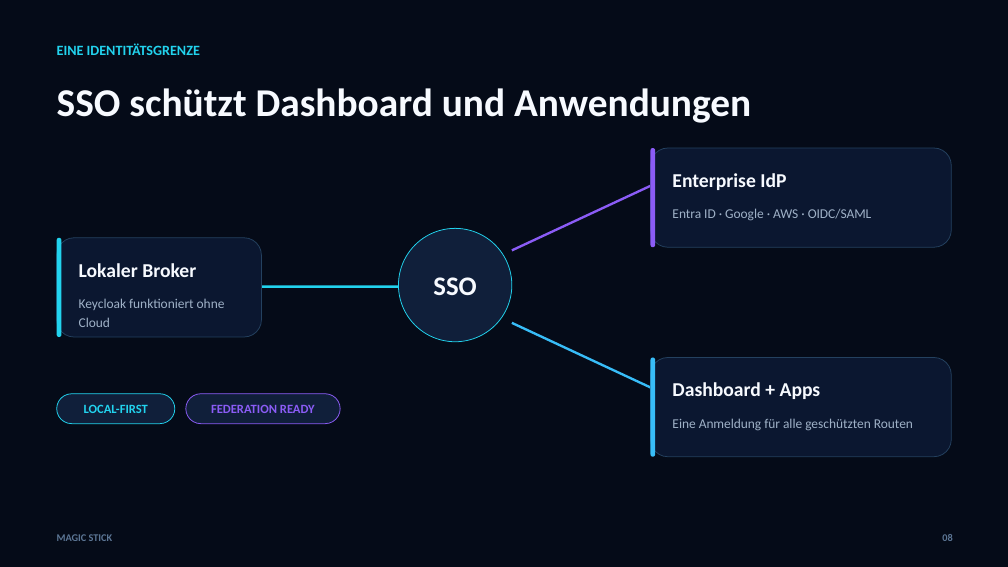
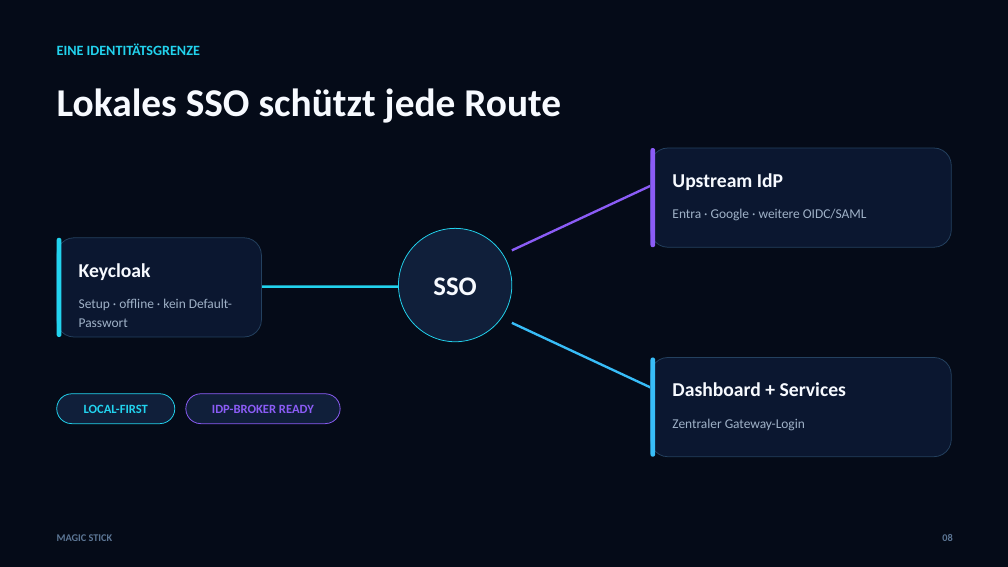
Before and after one commit to QualityMinds/AIppliance-Magic-Stick, a slide deck: slide 8 of docs/sales-deck/Magic-Stick-Salesdeck-Dark-DE.pptx. Drawn at 1008x567 pixels with LibreOffice and Linux fonts; fonts in the diff are those of the drawing. Boxes give left, top, right and bottom in pixels: in the first picture for what was removed or moved away, otherwise in the second. Text is boxed around its words. In the diff, an @@ line names an element or a change of style, - is before the commit and + after.

```diff
--- a/docs/sales-deck/Magic-Stick-Salesdeck-Dark-DE.pptx
+++ b/docs/sales-deck/Magic-Stick-Salesdeck-Dark-DE.pptx
@@ text at box(57, 88, 561, 123): text changed @@
-SSO schützt Dashboard und Anwendungen
+Lokales SSO schützt jede Route
@@ text at box(672, 173, 783, 190): text changed @@
-Enterprise IdP
+Upstream IdP
@@ text at box(672, 208, 867, 220): text changed @@
-Entra ID · Google · AWS · OIDC/SAML
+Entra · Google · weitere OIDC/SAML
@@ text at box(79, 263, 151, 280): text changed @@
-Lokaler Broker
+Keycloak
@@ text at box(79, 298, 232, 327): text changed @@
-Keycloak funktioniert ohne Cloud
+Setup · offline · kein Default-Passwort
@@ text at box(672, 382, 846, 396): text changed @@
-Dashboard + Apps
+Dashboard + Services
@@ text in rounded rectangle at box(212, 404, 314, 413): text changed @@
-FEDERATION READY
+IDP-BROKER READY
@@ text at box(672, 418, 805, 431): text changed @@
-Eine Anmeldung für alle geschützten Routen
+Zentraler Gateway-Login
```
Also in this commit, not shown: 10 other slides changed, 24 other files.
